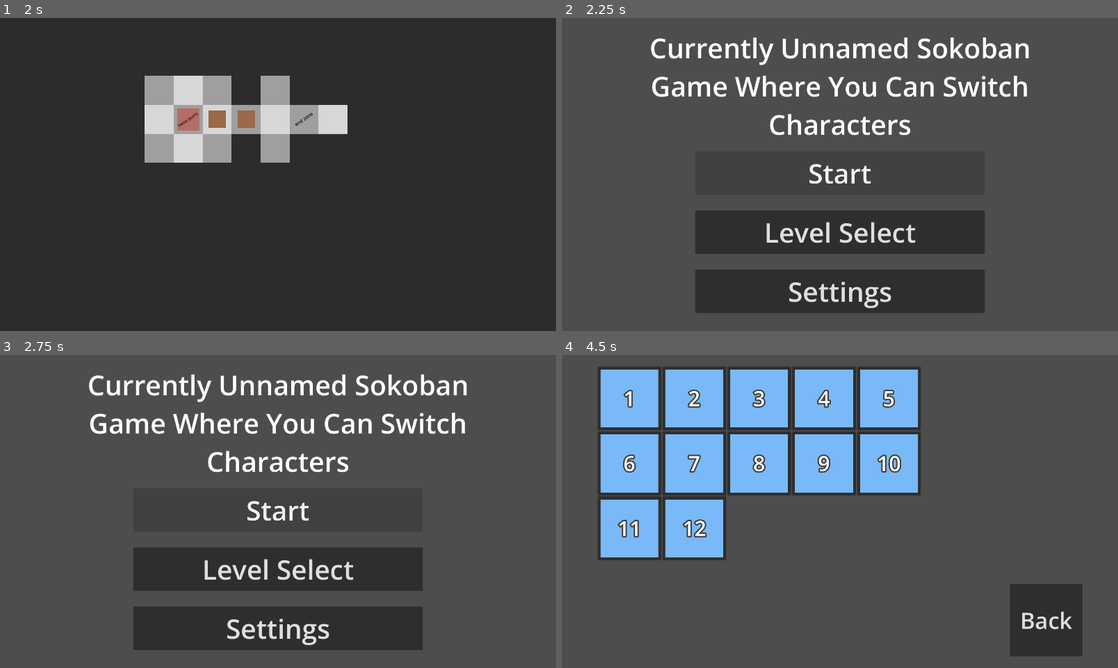
Above: before the commit, frames 1-4 (two rows, left to right).
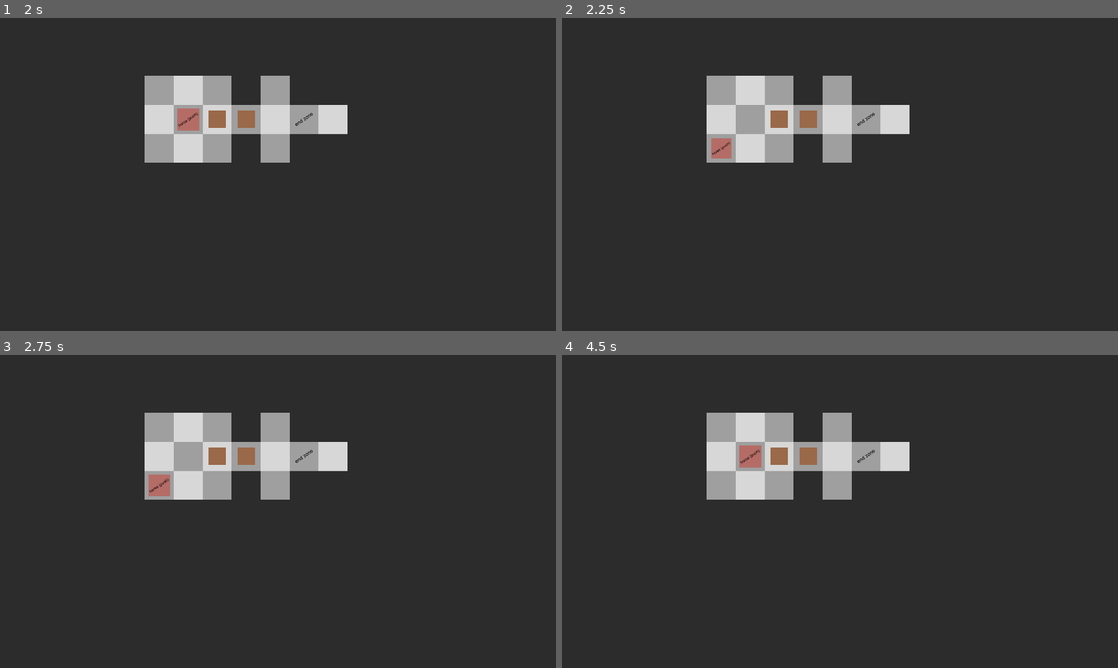
Above: after the commit, the same moments.

Repository: somestufz/GDS-Game-Jam-Repo
Game: Godot game, scene res://scenes/main/game.tscn
Same seed, same stepped clock (60 frames per second), same inputs: the game is played once before the commit and once after it. The project has no main scene, so this scene is started directly.
Inputs (mouse positions are in pixels of both pictures, inside the frame that each line leads up to):
- Up to frame 1 (2 s): click "Start" at 0.5 s; tap Enter at 1.25 s; move the mouse to (400, 158) at 1.27 s; hold D (move_right) from 1.28 s (still down); tap Space (ability) at 1.35 s; click (400, 158) at 1.42 s
- Up to frame 2 (2.25 s): tap R (restart) at 2 s; move the mouse to (728, 190) at 2.02 s; release D (move_right) at 2.03 s; hold S (move_down) from 2.03 s (still down); tap Shift (shift) at 2.1 s
- Up to frame 3 (2.75 s): keep holding S (move_down)
- Up to frame 4 (4.5 s): release S (move_down) at 2.75 s; click (840, 508) at 2.75 s, where only the run before the commit has a clickable "Start"; tap R (restart) at 3.5 s; move the mouse to (895, 442) at 3.52 s; hold D (move_right) 3.53-4.25 s; tap Z (undo) at 3.6 s; click (840, 567) at 4.25 s, where only the run before the commit has a clickable "Level Select"

Frame 1 is identical in both runs. In frame 2, 80% of the frame differs, in the area x 0-100%, y 0-100%; in frame 3, 80%; in frame 4, 93%.

Commit message:
Fixed the broken restart functionality
moved the input check for the r key into the levelmanager
and made it reload the current level instead of the whole scene

Diff:
--- a/Main/Sokoban/scenes/main/level_manager.gd
+++ b/Main/Sokoban/scenes/main/level_manager.gd
@@ -19,6 +19,9 @@
 	#print(Globals.end_zone_count, "/", Globals.end_zone_total)
 	if Globals.end_zone_count == Globals.end_zone_total and ui.current_menu == "Game":
 		current_level_id += 1
+		load_to_level(current_level_id)
+
+	if Input.is_action_just_pressed("restart"):
 		load_to_level(current_level_id)
 
 func load_to_level(id : int) -> void:
--- a/Main/Sokoban/scenes/main/main.gd
+++ b/Main/Sokoban/scenes/main/main.gd
@@ -20,9 +20,6 @@
 
 	if Input.is_action_just_pressed("shift"):
 		shift()
-
-	if Input.is_action_just_pressed("restart"):
-		get_tree().reload_current_scene()
 
 	if Input.is_action_just_pressed("undo"):
 		turn_number -= 1
